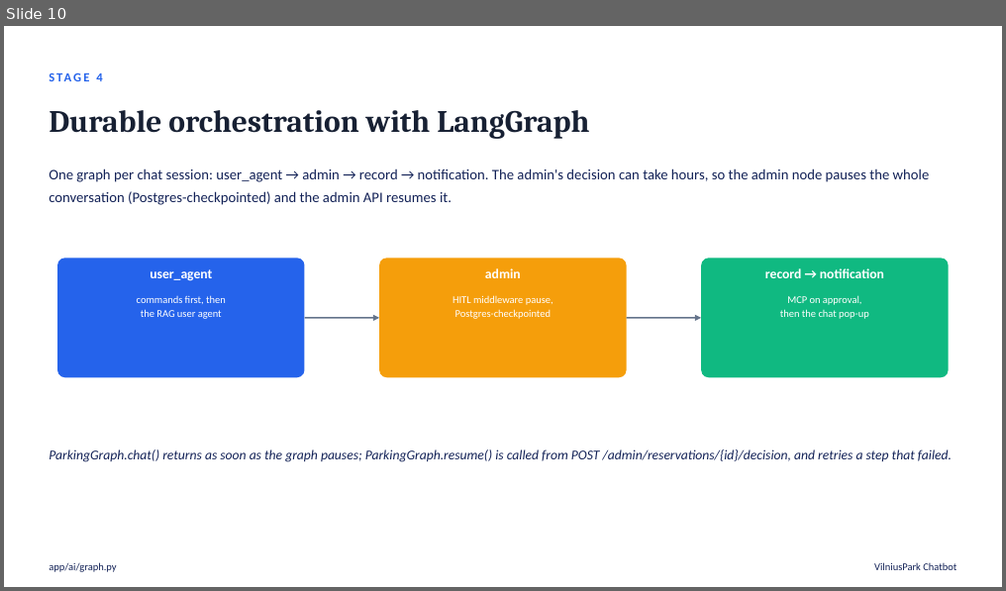
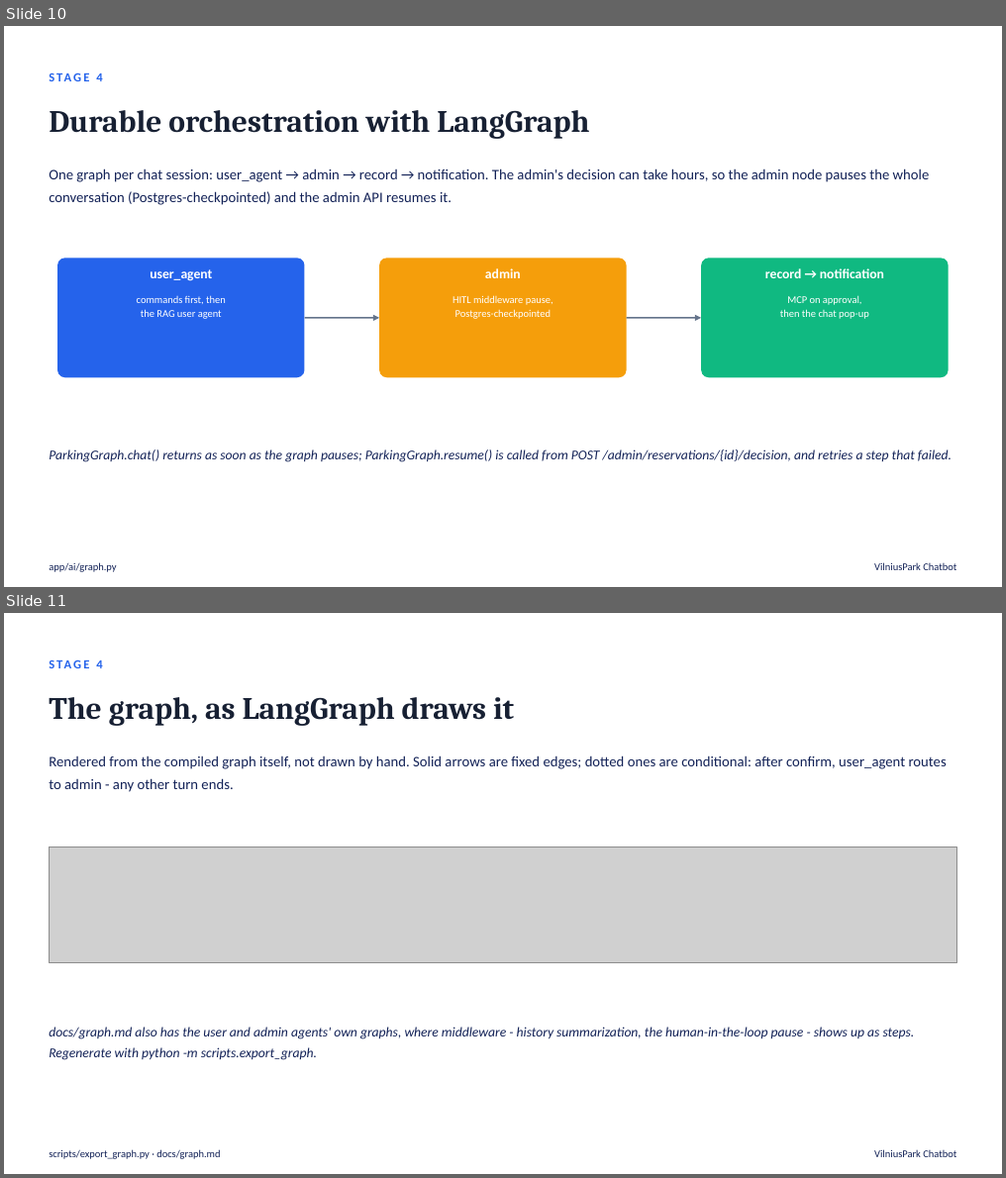
Before and after one commit to FastSnakeEyes/parking-reservation-chatbot, a slide deck: docs/presentation.pptx. Shown one above the other, each under a label of ours: slide 10 before the commit, slides 10 and 11 after it. The pictures are 1006x591 and 1006x1178 pixels, drawn with LibreOffice and Linux fonts; fonts in the diff are those of the drawing; grey boxes stand for pictures. Boxes give left, top, right and bottom in pixels: in the first picture for what was removed or moved away, otherwise in the second. Text is boxed around its words. In the diff, an @@ line names an element or a change of style, - is before the commit and + after.

```diff
--- a/docs/presentation.pptx
+++ b/docs/presentation.pptx
@@ slide 11 added at (4, 613, 1002, 1174), background #FFFFFF @@
@@ text added at (96, 661, 102, 668), 12 pt, text #2563EB, bold @@
+STAGE 4
@@ text added at (49, 697, 514, 726), 30 pt, text #172033, bold @@
+The graph, as LangGraph draws it
@@ text added at (49, 756, 946, 792), 14 pt, text #132257 @@
+Rendered from the compiled graph itself, not drawn by hand. Solid arrows are fixed edges; dotted ones are conditional: after confirm, user_agent routes to admin - any other turn ends.
@@ picture added at (49, 847, 957, 963) @@
@@ text added at (49, 1027, 915, 1060), 13 pt, text #132257, italic @@
+docs/graph.md also has the user and admin agents' own graphs, where middleware - history summarization, the human-in-the-loop pause - shows up as steps. Regenerate with python -m scripts.export_graph.
@@ text added at (49, 1150, 220, 1159), 10 pt, text #132257 @@
+scripts/export_graph.py · docs/graph.md
@@ text added at (874, 1150, 956, 1157), 10 pt, text #132257 @@
+VilniusPark Chatbot
```
Also in this commit, not shown: 5 other files.
